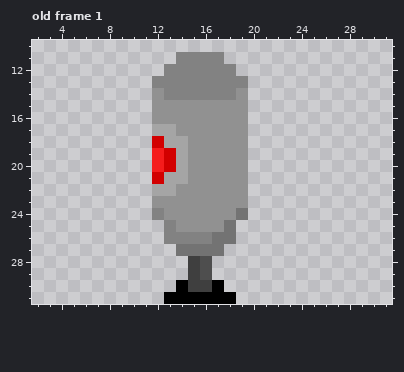
One commit to this pixel-art file: resources/art/rotating_laser_turret.aseprite. Above: the version before the commit.
32x32 pixels, 44 frames. Colours within 5 levels of each other are drawn and written as one. Shown: old frame 1: x 2..31, y 10..31. The commit also changed other frames, which this record leaves out.
And afterwards:
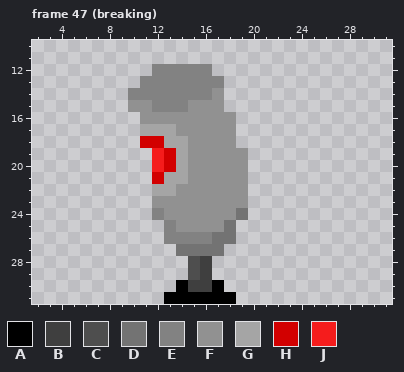
Palette (. is transparent): A #000000  B #3f3f3f  C #4e4e4e  D #737373  E #828282  F #919191  G #a5a5a5  H #d20000  J #f51c1c
A new or re-ordered frame is compared with the old frame closest to it.
Commit: fixed rotating laser turret reboot and room enter state bug
Changes in this commit:
frames 44 -> 58
Changed rows in their new state; - is an unchanged pixel.
Frame 47 (breaking) is new; against old frame 1, layer "Layer 1":
first column x 10:
11 ----....--
12 --E----..-
13 -E------..
14 EEE----F..
15 FFEEE---..
16 -F-------.
17 -G-------.
18 -H-------.
first column x 15:
28 CB
29 CB
Pixel boxes of the changes (left, top, right, bottom) in both pictures:
changed: (128, 52, 248, 148)
changed: (188, 256, 212, 280)
